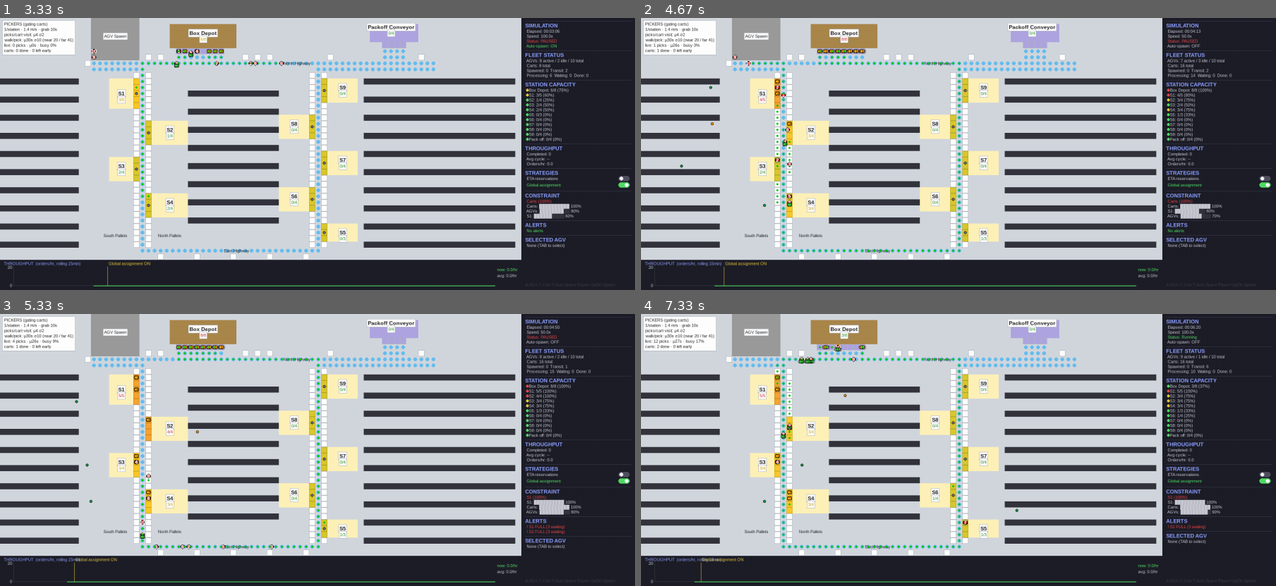
Above: before the commit, frames 1-4 (two rows, left to right).
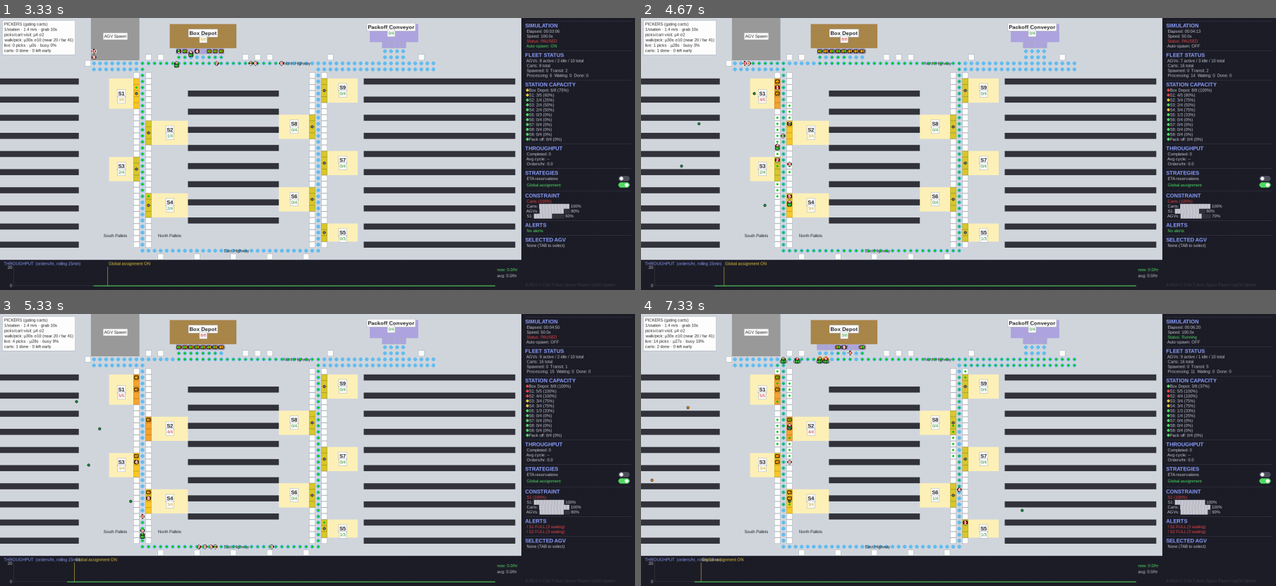
Above: after the commit, the same moments.

Repository: gompcc/WarehouseRepSim
Game: pygame game, started from agv_simulation/__main__.py
Same seed, same stepped clock (60 frames per second), same inputs: the game is played once before the commit and once after it.
Inputs:
- Up to frame 1 (3.33 s): click "Global assignment" at 0.38 s; tap D at 0.67 s; hold Up 1-1.47 s; tap Space at 1.07, 1.37, 1.57, 1.9, 2.3, 2.7, 3.03 s; hold Down 1.5-1.8 s; hold Up 1.83-2.2 s; tap T at 1.98, 3.12 s; hold Down 2.23-2.6 s; hold Up 2.63-2.93 s; hold Down 2.97-3.27 s; hold Up from 3.3 s (still down)
- Up to frame 2 (4.67 s): tap Space at 3.37, 3.77, 4.17, 4.5 s; release Up at 3.67 s; hold Down 3.7-4.07 s; hold Up 4.1-4.4 s; tap T at 4.25 s; hold Down from 4.43 s (still down)
- Up to frame 3 (5.33 s): release Down at 4.73 s; hold Up 4.77-5.13 s; tap Space at 4.83, 5.23 s; hold Down from 5.17 s (still down); tap T at 5.32 s
- Up to frame 4 (7.33 s): release Down at 5.53 s; hold Up 5.57-5.87 s; tap Space at 5.63, 5.97, 6.3, 6.7, 7.1 s; hold Down 5.9-6.2 s; hold Up 6.23-6.6 s; tap T at 6.38 s; hold Down 6.63-7 s; hold Up from 7.03 s (still down)

Frame 1 is identical in both runs. In frame 2, 0.2% of the frame differs, in the area x 5-24%, y 9-70%; in frame 3, 0.2%; in frame 4, 1.1%, in the area x 1-93%, y 9-87%.

Commit message:
Slotting strategies + normal SKU popularity (toggleable placement)
- aisles.py: physical Locations separated from SKUs; SKU id = popularity
  rank with half-normal demand curve (SKU 1 ~90x SKU 2000)
- Four toggleable strategies: sequential, aisle_proximal (per-aisle,
  station-ownership preserved), fibonacci (shells around the highway
  ring, sizes growing golden-ratio outward), velocity (global greedy
  lower bound)
- Orders sample zone SKUs popularity-weighted (sample_zone_skus)
- Wired: Environment(slotting=...) / run_headless(slotting=...)
- Walk-time calibration FROZEN (fitted once vs sequential) so placement
  shows up as walking deltas: demand-weighted one-way walk =
  sequential 17.1m | aisle_proximal 17.0m | fibonacci 18.0m |
  velocity 13.1m (-23%)
- experiments/EXPERIMENT_DESIGN.md: full methodology from design agent
  (paired seeds, warm-up exclusion, fairness rules, ranked new
  dispatcher strategies: picker-aware dispatch first)

60 tests green.

Co-Authored-By: Claude Fable 5 <noreply@anthropic.com>

Diff:
--- a/agv_simulation/aisles.py
+++ b/agv_simulation/aisles.py
@@ -1,4 +1,5 @@
-"""Product aisles: racking geometry, the 2000-SKU catalog, and picker walking.
+"""Product aisles: racking geometry, the 2000-SKU catalog, picker walking,
+SKU popularity, and toggleable slotting strategies.
 
 Three banks of horizontal bi-level racking runs (see PRD Section 14). Pickers
 walk in the walkways between runs and may only enter a walkway at its two
@@ -6,9 +7,37 @@
 (N face serves the walkway above it, S face the walkway below); the top run
 of a bank has only a S face and the bottom run only a N face.
 
-The catalog assigns every SKU (1..NUM_SKUS) one slot and zones each slot to
-the S station with the shortest walking distance. Layout is fully
-deterministic — no RNG — so SKU positions are stable across runs.
+Physical **locations** (geometry) are separated from **SKUs** (demand): a
+slotting strategy is a permutation assigning SKU ids to locations. SKU id is
+popularity rank — SKU 1 is ordered most, with a bell-shaped (half-normal)
+demand curve down to SKU 2000 (~90x less frequent).
+
+Slotting strategies (toggle via ``init_catalog(tiles, slotting=...)`` /
+``run_headless(slotting=...)``):
+
+- ``sequential``      — SKU k at the k-th location, left→right, top→down.
+- ``aisle_proximal``  — same SKUs per aisle as sequential, but within each
+                        aisle the popular ones sit nearest the slot's own
+                        pick station (station↔SKU ownership unchanged).
+- ``fibonacci``       — the highway ring is the "center": locations are
+                        ranked by distance to the ring and filled in shells
+                        whose sizes grow like Fibonacci numbers, most popular
+                        shells hugging the track (central aisles naturally
+                        invert since their middles are farthest from the
+                        ring). Within a shell order stays geometric, spreading
+                        hot SKUs around the whole loop.
+- ``velocity``        — global greedy lower bound: locations sorted by walk
+                        distance from their zone station; most popular SKU
+                        gets the cheapest location.
+
+Zoning (which station's picker owns a location) is purely geometric and does
+NOT change with slotting; what changes is which SKU sits where — and hence
+each station's demand mix and walking distances.
+
+Walk-time calibration is FROZEN (user decision): the constants below were
+fitted once against the *sequential* layout so a pick averages 30 s
+(σ 10 s). Slotting experiments must show up as walking-time differences, so
+these constants are never re-fitted per strategy.
 
 Scale: 1 tile = METERS_PER_TILE metres; distances returned are in metres.
 """
@@ -16,23 +45,25 @@
 from __future__ import annotations
 
 import logging
-from dataclasses import dataclass, replace
+import math
+from dataclasses import dataclass
 
 from .enums import TileType
 from .constants import (
     NUM_SKUS, METERS_PER_TILE, RACK_LEVELS, PICKER_WALK_SPEED,
+    LEFT_HWY_COL, RIGHT_HWY_COL, NORTH_HWY_ROW, EAST_HWY_ROW,
 )
 
 logger = logging.getLogger(__name__)
 
-# ----------------------------------------------------------------------
-# Walk-time calibration (user spec, 2026-07-14): the round-trip walking
-# time per pick, over all (station, zoned SKU) pairs, must have mean 30 s
-# and sd 10 s — "near" picks ~20 s, "far" ~40 s. The raw geometry gives
-# mean 26.2 s / sd 9.7 s at 1.4 m/s; the affine fit below maps it to the
-# target exactly (measured p16 = 19.7 s, p84 = 41.3 s — matching the
-# near-20 / far-40 intent). Re-derive with calibration_stats() if the
-# bank geometry ever changes.
+SLOTTING_STRATEGIES = ("sequential", "aisle_proximal", "fibonacci", "velocity")
+
+# ----------------------------------------------------------------------
+# Walk-time calibration (user spec, 2026-07-14): fitted ONCE against the
+# sequential layout so the round-trip walking time per pick has mean 30 s
+# and sd 10 s ("near" ~20 s, "far" ~40 s). FROZEN across slotting
+# strategies — placement experiments measure walking deltas, so re-fitting
+# per strategy would erase the effect being studied.
 # ----------------------------------------------------------------------
 WALK_TIME_FIXED = 2.93   # s per pick: leaving/re-approaching the cart
 WALK_TIME_SCALE = 1.0330  # stretch on the pure distance/speed time
@@ -60,37 +91,127 @@
 
 
 @dataclass(frozen=True)
-class Slot:
-    """One pick location. ``x`` is in tile units; walking uses metres."""
-    sku: int
+class Location:
+    """One physical pick location (geometry only, no SKU)."""
+    index: int        # 1..NUM_SKUS in sequential (geometric) order
     bank: str
     run_row: int
     face: str         # 'N' = picked from the walkway above, 'S' = below
     level: int        # 0 = lower shelf, 1 = upper
     x: float          # slot centre, tile units
-    walkway_row: float  # row a picker stands in to pick this slot
-    station: str = ""   # assigned S station (set during catalog build)
+    walkway_row: float  # row a picker stands in to pick this location
+    walkway_id: tuple[str, int] = ("", 0)  # (bank, walkway index) — one aisle
+
+
+@dataclass(frozen=True)
+class Slot:
+    """A SKU bound to a location (the picker/renderer-facing view)."""
+    sku: int
+    bank: str
+    run_row: int
+    face: str
+    level: int
+    x: float
+    walkway_row: float
+    station: str = ""   # geometric zone owner (picker who serves this slot)
+
+
+def sku_weight(sku: int) -> float:
+    """Demand weight of a SKU: bell-shaped (half-normal) over popularity
+    rank. SKU 1 is hottest; SKU NUM_SKUS is ~e^-4.5 ≈ 1/90th as frequent."""
+    z = 3.0 * (sku - 1) / max(NUM_SKUS - 1, 1)
+    return math.exp(-0.5 * z * z)
+
+
+def _ring_distance(x: float, y: float) -> float:
+    """Distance (tiles) from a point to the one-way highway ring."""
+    return min(
+        abs(x - LEFT_HWY_COL), abs(x - RIGHT_HWY_COL),
+        abs(y - NORTH_HWY_ROW), abs(y - EAST_HWY_ROW),
+    )
+
+
+def _fibonacci_shells(total: int) -> list[int]:
+    """Shell sizes growing like Fibonacci, scaled to sum to *total*."""
+    fib = [1, 1]
+    while sum(fib) < 34:  # 1 1 2 3 5 8 13 -> 7 shells
+        fib.append(fib[-1] + fib[-2])
+    scale = total / sum(fib)
+    sizes = [max(1, round(f * scale)) for f in fib]
+    sizes[-1] += total - sum(sizes)  # exact total
+    return sizes
 
 
 class Catalog:
-    """The 2000-SKU catalog: slots, station zoning, and walk distances."""
-
-    def __init__(self, tiles: dict) -> None:
+    """The 2000-SKU catalog: locations, slotting, zoning, walk distances."""
+
+    def __init__(self, tiles: dict, slotting: str = "sequential") -> None:
+        if slotting not in SLOTTING_STRATEGIES:
+            raise ValueError(
+                f"unknown slotting {slotting!r}; pick one of {SLOTTING_STRATEGIES}"
+            )
+        self.slotting = slotting
         self.station_pos = _station_centroids(tiles)
-        self.slots: dict[int, Slot] = _layout_slots()
+        self.locations: list[Location] = _layout_locations()
+
+        # Geometric zoning: each location belongs to the station with the
+        # shortest walk. Independent of which SKU ends up there.
+        self._loc_station: dict[int, str] = {}
+        self._loc_walk: dict[int, float] = {}
+        for loc in self.locations:
+            best_sid, best_d = None, float("inf")
+            for sid in self.station_pos:
+                d = self._walk_distance_to(sid, loc.x, loc.walkway_row, loc.bank)
+                if d < best_d:
+                    best_sid, best_d = sid, d
+            self._loc_station[loc.index] = best_sid
+            self._loc_walk[loc.index] = best_d
+
+        # Slotting: permutation sku -> location
+        assign = {
+            "sequential": _assign_sequential,
+            "aisle_proximal": _assign_aisle_proximal,
+            "fibonacci": _assign_fibonacci,
+            "velocity": _assign_velocity,
+        }[slotting]
+        sku_to_loc: dict[int, Location] = assign(
+            self.locations, self._loc_station, self._loc_walk,
+        )
+
+        self.slots: dict[int, Slot] = {}
         self.station_skus: dict[str, list[int]] = {s: [] for s in self.station_pos}
-        for sku, slot in self.slots.items():
-            station = min(
-                self.station_pos,
-                key=lambda s: self.walk_distance(s, sku),
+        self.weights: dict[int, float] = {}
+        for sku, loc in sku_to_loc.items():
+            station = self._loc_station[loc.index]
+            self.slots[sku] = Slot(
+                sku=sku, bank=loc.bank, run_row=loc.run_row, face=loc.face,
+                level=loc.level, x=loc.x, walkway_row=loc.walkway_row,
+                station=station,
             )
-            self.slots[sku] = replace(slot, station=station)
             self.station_skus[station].append(sku)
+            self.weights[sku] = sku_weight(sku)
+        for skus in self.station_skus.values():
+            skus.sort()
+
         counts = {s: len(v) for s, v in sorted(self.station_skus.items())}
-        logger.info("[Aisles] Catalog: %d SKUs zoned %s", len(self.slots), counts)
-
-    def station_of(self, sku: int) -> str:
-        return self.slots[sku].station
+        logger.info(
+            "[Aisles] Catalog (slotting=%s): %d SKUs zoned %s | demand-weighted"
+            " walk %.1f m one-way",
+            slotting, len(self.slots), counts, self.demand_weighted_walk_m(),
+        )
+
+    # -- walking -----------------------------------------------------------
+
+    def _walk_distance_to(
+        self, station_id: str, x: float, walkway_row: float, bank_name: str,
+    ) -> float:
+        bank = next(b for b in BANKS if b.name == bank_name)
+        sx, sy = self.station_pos[station_id]
+        best = float("inf")
+        for end_x in (bank.col_start - 0.5, bank.col_end + 0.5):
+            d = abs(sx - end_x) + abs(sy - walkway_row) + abs(x - end_x)
+            best = min(best, d)
+        return best * METERS_PER_TILE
 
     def walk_path(
         self, station_id: str, sku: int,
@@ -114,11 +235,46 @@
 
     def walk_distance(self, station_id: str, sku: int) -> float:
         """One-way walking distance in metres from station to slot."""
-        path = self.walk_path(station_id, sku)
-        d = 0.0
-        for (x1, y1), (x2, y2) in zip(path, path[1:]):
-            d += abs(x2 - x1) + abs(y2 - y1)
-        return d * METERS_PER_TILE
+        slot = self.slots[sku]
+        return self._walk_distance_to(
+            station_id, slot.x, slot.walkway_row, slot.bank,
+        )
+
+    def station_of(self, sku: int) -> str:
+        return self.slots[sku].station
+
+    # -- demand ------------------------------------------------------------
+
+    def sample_zone_skus(self, station_id: str, n: int, rng) -> list[int]:
+        """Popularity-weighted sample WITHOUT replacement from a zone."""
+        zone = self.station_skus.get(station_id, [])
+        if not zone:
+            return []
+        n = min(n, len(zone))
+        pool = list(zone)
+        weights = [self.weights[s] for s in pool]
+        chosen: list[int] = []
+        for _ in range(n):
+            r = rng.random() * sum(weights)
+            acc = 0.0
+            for i, w in enumerate(weights):
+                acc += w
+                if acc >= r:
+                    chosen.append(pool.pop(i))
+                    weights.pop(i)
+                    break
+        return sorted(chosen)
+
+    def demand_weighted_walk_m(self) -> float:
+        """Mean one-way walk per pick, weighted by SKU demand — THE slotting
+        comparison metric (calibration constants stay frozen)."""
+        total_w = 0.0
+        total_d = 0.0
+        for sku, slot in self.slots.items():
+            w = self.weights[sku]
+            total_w += w
+            total_d += w * self.walk_distance(slot.station, sku)
+        return total_d / total_w if total_w else 0.0
 
     def calibration_stats(self) -> dict:
         """Distribution of calibrated round-trip walk times per pick over
@@ -144,6 +300,10 @@
         return self._calib
 
 
+# ----------------------------------------------------------------------
+# Geometry
+# ----------------------------------------------------------------------
+
 def _station_centroids(tiles: dict) -> dict[str, tuple[float, float]]:
     """Mean position of each S station's PICK_STATION tiles (cart spots)."""
     acc: dict[str, list[tuple[int, int]]] = {}
@@ -156,51 +316,100 @@
     }
 
 
-def _layout_slots() -> dict[int, Slot]:
-    """Lay out exactly NUM_SKUS slots across all active faces and levels.
-
-    All (face, level) strips are concatenated into one line; slot centres are
-    placed uniformly along it, then mapped back to their strip. This yields
-    exactly NUM_SKUS slots with a uniform derived slot width.
+def _layout_locations() -> list[Location]:
+    """Lay out exactly NUM_SKUS locations across all active faces and levels.
+
+    All (face, level) strips are concatenated into one line; location centres
+    are placed uniformly along it, then mapped back to their strip. This
+    yields exactly NUM_SKUS locations with a uniform derived slot width.
     """
-    strips: list[tuple[Bank, int, str, int, float]] = []  # +face length (m)
+    strips: list[tuple[Bank, int, str, int, float, int]] = []
     for bank in BANKS:
         run_len = (bank.col_end - bank.col_start + 1) * METERS_PER_TILE
         rows = bank.run_rows
         for i, row in enumerate(rows):
-            faces = []
+            # face -> walkway index within the bank (aisle identity)
+            faces: list[tuple[str, int]] = []
             if i > 0:
-                faces.append("N")  # walkway between rows[i-1] and this run
+                faces.append(("N", i - 1))  # walkway above this run
             if i < len(rows) - 1:
-                faces.append("S")  # walkway below
-            for face in faces:
+                faces.append(("S", i))      # walkway below this run
+            for face, walkway in faces:
                 for level in range(RACK_LEVELS):
-                    strips.append((bank, row, face, level, run_len))
+                    strips.append((bank, row, face, level, run_len, walkway))
 
     total_len = sum(s[4] for s in strips)
     slot_width = total_len / NUM_SKUS
-    logger.info(
-        "[Aisles] %d strips, %.0f m of pick face x %d levels -> slot width %.3f m",
-        len(strips), total_len / RACK_LEVELS * 1.0, RACK_LEVELS, slot_width,
-    )
-
-    slots: dict[int, Slot] = {}
+
+    locations: list[Location] = []
     strip_idx = 0
-    strip_start = 0.0  # cumulative start of current strip along the line
-    for sku in range(1, NUM_SKUS + 1):
-        centre = (sku - 0.5) * slot_width
+    strip_start = 0.0
+    for index in range(1, NUM_SKUS + 1):
+        centre = (index - 0.5) * slot_width
         while centre > strip_start + strips[strip_idx][4]:
             strip_start += strips[strip_idx][4]
             strip_idx += 1
-        bank, row, face, level, _len = strips[strip_idx]
+        bank, row, face, level, _len, walkway = strips[strip_idx]
         offset_m = centre - strip_start
         x = bank.col_start + offset_m / METERS_PER_TILE - 0.5
         walkway_row = row - 1.0 if face == "N" else row + 1.0
-        slots[sku] = Slot(
-            sku=sku, bank=bank.name, run_row=row, face=face,
+        locations.append(Location(
+            index=index, bank=bank.name, run_row=row, face=face,
             level=level, x=x, walkway_row=walkway_row,
-        )
-    return slots
+            walkway_id=(bank.name, walkway),
+        ))
+    return locations
+
+
+# ----------------------------------------------------------------------
+# Slotting strategies — each returns {sku: Location}
+# ----------------------------------------------------------------------
+
+def _assign_sequential(locations, loc_station, loc_walk) -> dict[int, Location]:
+    """SKU k at the k-th location (popularity ignores geography)."""
+    return {loc.index: loc for loc in locations}
+
+
+def _assign_aisle_proximal(locations, loc_station, loc_walk) -> dict[int, Location]:
+    """Sequential's SKUs per (aisle, station) subgroup, re-ordered inside the
+    subgroup so the most popular SKU takes the location closest to its own
+    pick station. Station↔SKU ownership is identical to sequential."""
+    groups: dict[tuple, list[Location]] = {}
+    for loc in locations:
+        groups.setdefault((loc.walkway_id, loc_station[loc.index]), []).append(loc)
+    out: dict[int, Location] = {}
+    for group in groups.values():
+        skus = sorted(loc.index for loc in group)         # popularity order
+        by_dist = sorted(group, key=lambda l: loc_walk[l.index])
+        for sku, loc in zip(skus, by_dist):
+            out[sku] = loc
+    return out
+
+
+def _assign_fibonacci(locations, loc_station, loc_walk) -> dict[int, Location]:
+    """Fibonacci shells around the highway ring: the hottest SKUs live in the
+    thin innermost shell hugging the track, shell sizes growing golden-ratio
+    style outwards. Within a shell the geometric order is kept, so hot SKUs
+    spread around the whole loop instead of clumping."""
+    ranked = sorted(
+        locations, key=lambda l: (_ring_distance(l.x, l.walkway_row), l.index),
+    )
+    out: dict[int, Location] = {}
+    sku = 1
+    for size in _fibonacci_shells(len(ranked)):
+        shell = sorted(ranked[:size], key=lambda l: l.index)  # geometric order
+        ranked = ranked[size:]
+        for loc in shell:
+            out[sku] = loc
+            sku += 1
+    return out
+
+
+def _assign_velocity(locations, loc_station, loc_walk) -> dict[int, Location]:
+    """Global greedy ABC slotting: most popular SKU gets the location with
+    the shortest walk from its zone station. The walking lower bound."""
+    by_cost = sorted(locations, key=lambda l: (loc_walk[l.index], l.index))
+    return {sku: loc for sku, loc in zip(range(1, NUM_SKUS + 1), by_cost)}
 
 
 # ----------------------------------------------------------------------
@@ -210,10 +419,10 @@
 _catalog: Catalog | None = None
 
 
-def init_catalog(tiles: dict) -> Catalog:
+def init_catalog(tiles: dict, slotting: str = "sequential") -> Catalog:
     """Build (or rebuild) the catalog from the live tile map."""
     global _catalog
-    _catalog = Catalog(tiles)
+    _catalog = Catalog(tiles, slotting=slotting)
     return _catalog
 
 
--- a/agv_simulation/environment.py
+++ b/agv_simulation/environment.py
@@ -69,10 +69,13 @@
         tiles: dict[tuple[int, int], Tile] | None = None,
         stuck_threshold: float = STUCK_WARN_SECONDS,
         event_jsonl: str | None = None,
+        slotting: str = "sequential",
     ) -> None:
         self.tiles = tiles if tiles is not None else build_map()
         self.graph = build_graph(self.tiles)
-        self.catalog = init_catalog(self.tiles)  # 2000-SKU aisle catalog (PRD §14)
+        # 2000-SKU aisle catalog (PRD §14); slotting picks the SKU placement
+        # strategy (sequential / aisle_proximal / fibonacci / velocity)
+        self.catalog = init_catalog(self.tiles, slotting=slotting)
         self.pickers = PickerManager(self.tiles)  # shadow-mode pickers (PRD §14.9)
         self.agvs: list[AGV] = []
         self.carts: list[Cart] = []
--- a/agv_simulation/headless.py
+++ b/agv_simulation/headless.py
@@ -40,6 +40,7 @@
     seed: int | None = None,
     strategies: StrategyConfig | dict | None = None,
     export: bool = True,
+    slotting: str = "sequential",
 ) -> dict:
     """Run the simulation without pygame, using a fixed timestep.
 
@@ -70,7 +71,7 @@
         strategies = StrategyConfig(**strategies)
     wall_start = _time.monotonic()
 
-    env = Environment(event_jsonl=event_jsonl)
+    env = Environment(event_jsonl=event_jsonl, slotting=slotting)
     env.agv_preload_remaining = num_agvs
     env.preload_remaining = num_carts
     dispatcher = Dispatcher(env.tiles, strategies=strategies, pickers=env.pickers)
--- a/agv_simulation/models.py
+++ b/agv_simulation/models.py
@@ -94,9 +94,10 @@
         self.picks: list[int] = []                     # flat SKU ids
         self.skus_by_station: dict[int, list[int]] = {}
         for sid in visited:
-            zone = catalog.station_skus[sid]
             n = max(1, round(rng.gauss(PICKS_PER_VISIT_MEAN, PICKS_PER_VISIT_SD)))
-            skus = sorted(rng.sample(zone, min(n, len(zone))))
+            # Popularity-weighted: hot SKUs (low ids) appear in many orders,
+            # which is what makes slotting strategies matter.
+            skus = catalog.sample_zone_skus(sid, n, rng)
             self.skus_by_station[int(sid[1:])] = skus
             self.picks.extend(skus)
 
Not shown, added: experiments/EXPERIMENT_DESIGN.md
